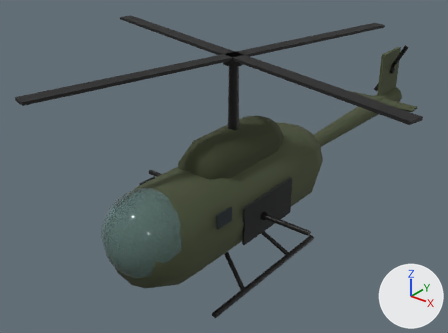
What one commit did to the glTF model public/models/vehicles/aircraft/uh1-huey.glb.
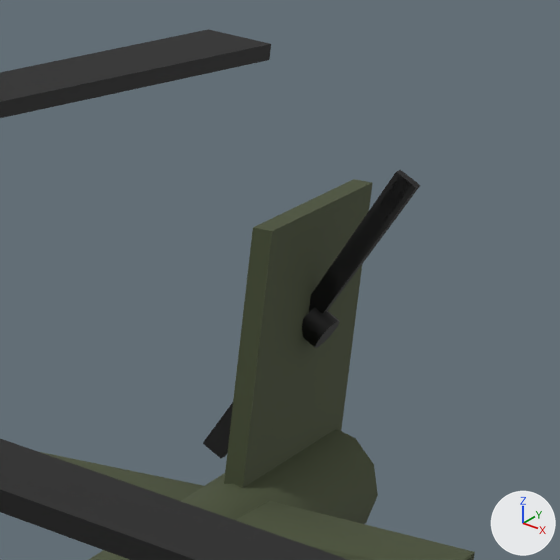
Each version appears first whole from a 50 mm camera at (6.08, -7.65, 6.9) aimed at (-0.73, 0.85, 1.63), and next in a close-up on the part from 76% to 96% of the width and 5% to 32% of the height. The axes (+X, +Y, +Z) are drawn at lower right. The lights are the same throughout. The last two pictures show the newer version. Both versions are drawn at frame 2 of the action 'Spin.001'; the numbers are the values there.

Names of what the first close-up shows: 'Mesh_HorizStabLeft', 'Mesh_HorizStabRight', 'Mesh_MainBladeA', 'Mesh_MainBladeB', 'Mesh_TailBladeA', 'Mesh_TailBladeB', 'Mesh_TailBoom', 'Mesh_TailHub', 'Mesh_VertFin'.
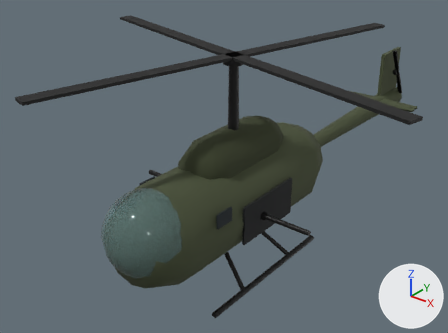
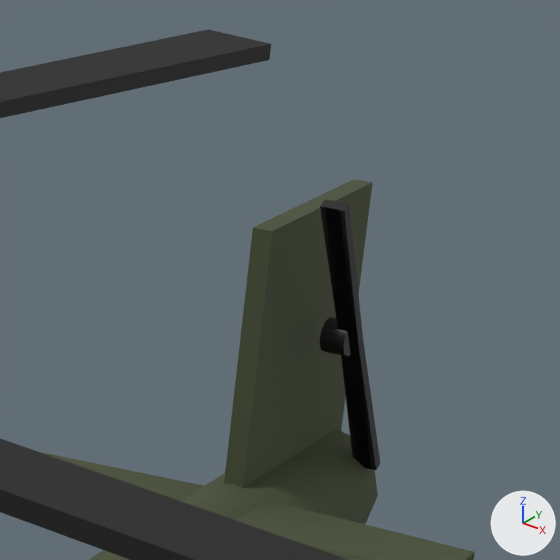
ob_joint_tailrotor is not drawn itself; it is the parent of ob_mesh_tailhub, ob_mesh_tailbladea, ob_mesh_tailbladeb.

Where the change shows, as pixel boxes [x1, y1, x2, y2] in the close-ups (560 x 560 px):
'Mesh_TailBladeA', turned: before [203, 173, 420, 455]; after [320, 199, 381, 470]
'Mesh_TailBladeB', turned: before [207, 170, 416, 458]; after [325, 200, 371, 469]
'Mesh_TailHub', turned: before [302, 308, 340, 348]; after [319, 317, 351, 357]

Patch to the scene script:
```diff
--- a/public/models/vehicles/aircraft/uh1-huey.glb.py
+++ b/public/models/vehicles/aircraft/uh1-huey.glb.py
@@ ob_joint_tailrotor @@
 ob_joint_tailrotor.location = (-6.45, 0.12, 2.35)
-ob_joint_tailrotor.rotation_euler = (2.631, 0.0, 0.0)  # degrees (151, 0, 0)
+ob_joint_tailrotor.rotation_euler = (0.0, -2.631, 0.0)  # degrees (0, -151, 0)
```
